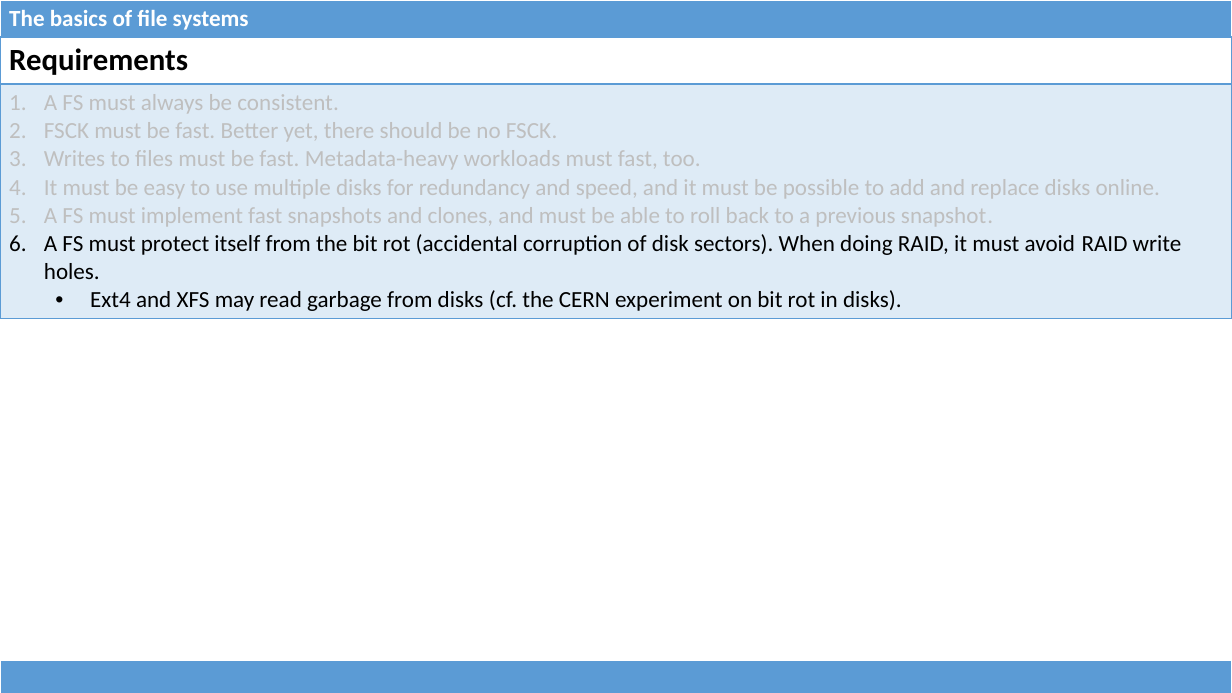
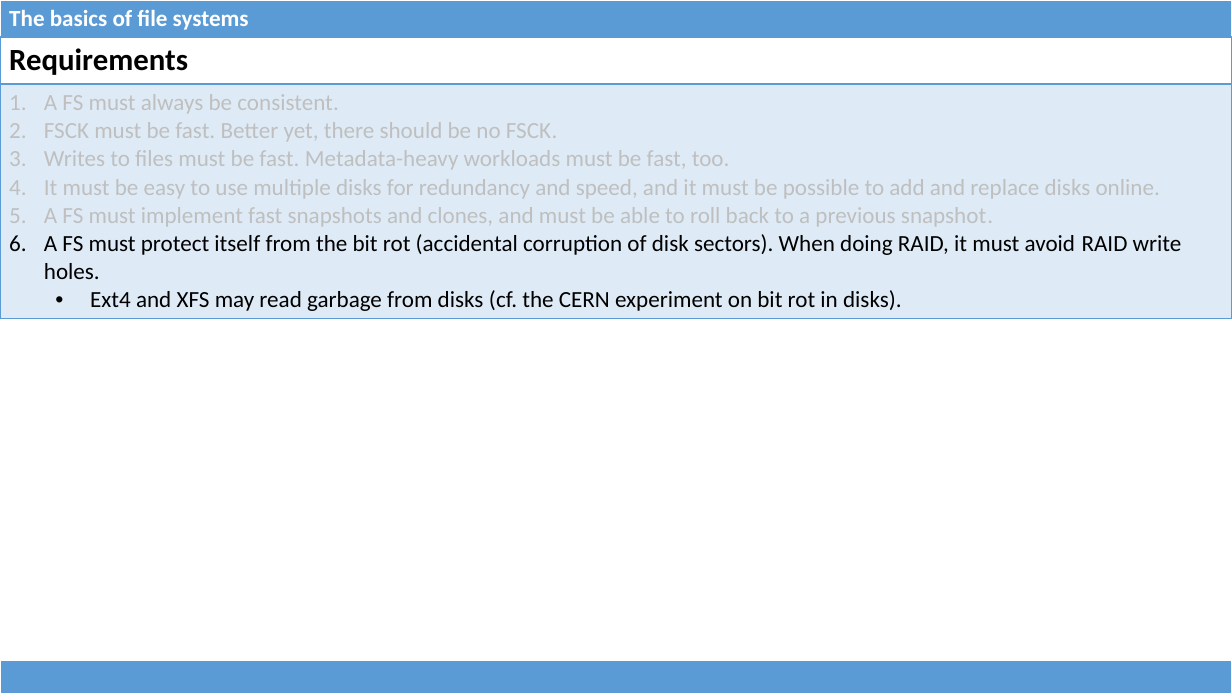
Before and after one commit to dominiquelefevre/filesystems-101-jb, a slide deck: slide 8 of talks/src/class07.pptx. Drawn at 1232x693 pixels with LibreOffice and Linux fonts; fonts in the diff are those of the drawing. Boxes give left, top, right and bottom in pixels: in the first picture for what was removed or moved away, otherwise in the second. Text is boxed around its words. In the diff, an @@ line names an element or a change of style, - is before the commit and + after.

```diff
--- a/talks/src/class07.pptx
+++ b/talks/src/class07.pptx
@@ table at [0, 37, 1232, 315] @@
-row 2, column 1: A FS must always be consistent. / FSCK must be fast. Better yet, there should be no FSCK. / Writes to files must be fast. Metadata-heavy workloads must fast, too. / It must be easy to use multiple disks for redundancy and speed, and it must be possible to add and replace disks online. / A FS must implement fast snapshots and clones, and must be able to roll back to a previous snapshot. / A FS must protect itself from the bit rot (accidental corruption of disk sectors). When doing RAID, it must avoid RAID write holes. / Ext4 and XFS may read garbage from disks (cf. the CERN experiment on bit rot in disks).
+row 2, column 1: A FS must always be consistent. / FSCK must be fast. Better yet, there should be no FSCK. / Writes to files must be fast. Metadata-heavy workloads must be fast, too. / It must be easy to use multiple disks for redundancy and speed, and it must be possible to add and replace disks online. / A FS must implement fast snapshots and clones, and must be able to roll back to a previous snapshot. / A FS must protect itself from the bit rot (accidental corruption of disk sectors). When doing RAID, it must avoid RAID write holes. / Ext4 and XFS may read garbage from disks (cf. the CERN experiment on bit rot in disks).
```
Also in this commit, not shown: 5 other slides changed, 1 other file.
